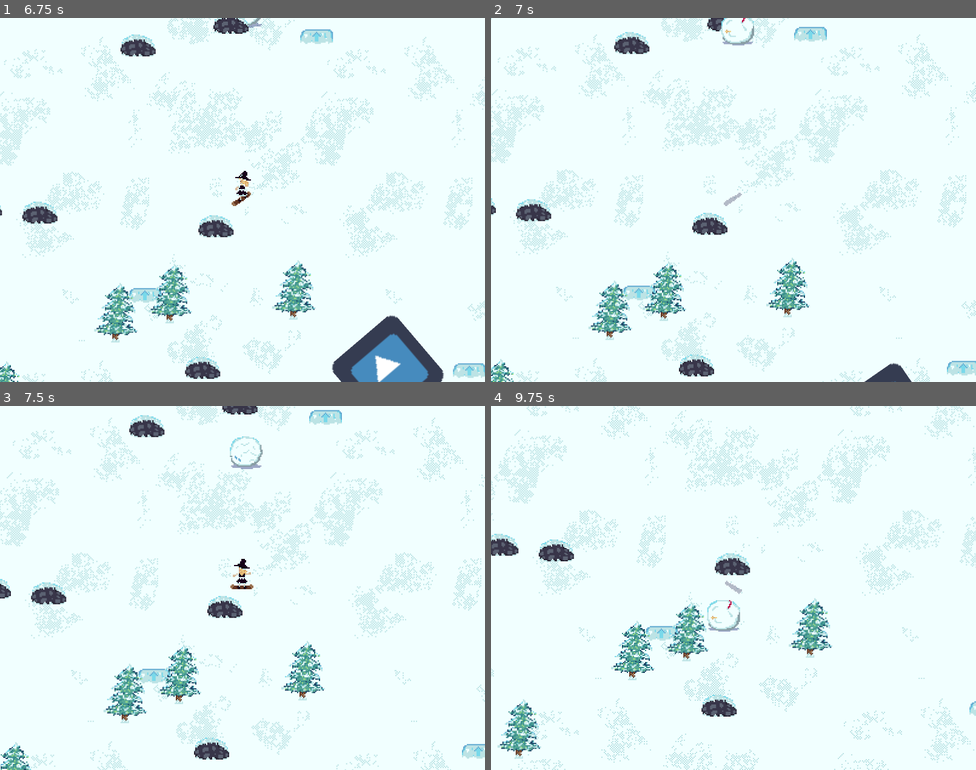
Above: before the commit, frames 1-4 (two rows, left to right).
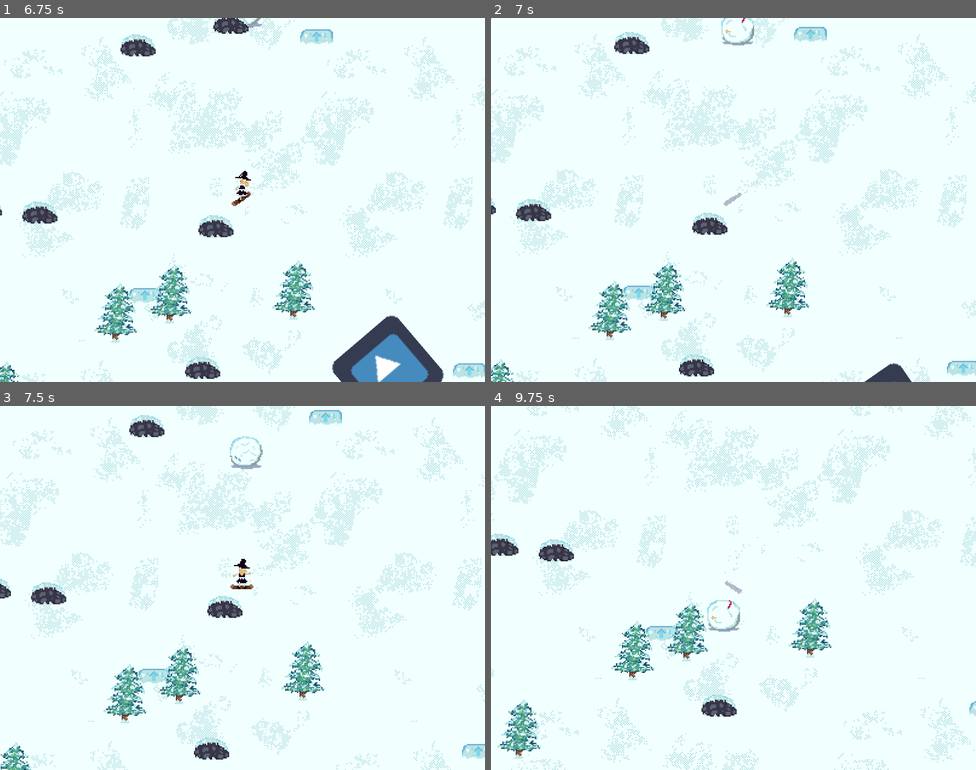
Above: after the commit, the same moments.

Repository: jiisloth/CirnoGoesSkiing
Game: Godot game, scene res://scenes/World.tscn
The game is run twice, just before and just after one commit, with the same random seed, the same clock (stepped at 60 frames per second) and the same inputs. The engine's default icon, where the game draws it, is replaced by a stand-in: a white triangle on a blue panel in a dark square.
Inputs:
- Up to frame 1 (6.75 s): hold Right (right) 0.53-1.28 s; hold X (indy) 0.53-1.28 s; tap Space (jump) at 0.77, 1.52, 3.02, 3.77, 4.52, 6.02 s; hold Left (left) 1.28-2.03 s; tap Z (melon) at 1.35, 4.35 s; hold Right (right) 2.03-2.78 s; hold C (nose) 2.03-2.78 s; hold Up (up) 2.78-3.53 s; tap Down (stop) at 2.85, 5.85 s; hold X (indy) 3.53-4.28 s; hold Left (left) 3.53-5.78 s; hold C (nose) 5.03-5.78 s; hold Right (right) 5.78-6.53 s; hold Up (up) from 6.53 s (still down); hold X (indy) from 6.53 s (still down)
- Up to frame 2 (7 s): keep holding Up (up); keep holding X (indy); tap Space (jump) at 6.77 s
- Up to frame 3 (7.5 s): release Up (up) at 7.28 s; release X (indy) at 7.28 s; hold Right (right) from 7.28 s (still down); tap Z (melon) at 7.35 s
- Up to frame 4 (9.75 s): tap Space (jump) at 7.52, 9.02 s; release Right (right) at 8.03 s; hold C (nose) 8.03-8.78 s; hold Left (left) 8.03-9.53 s; tap Down (stop) at 8.85 s; hold Up (up) from 9.53 s (still down); hold X (indy) from 9.53 s (still down)

Frame 1 is identical in both runs. In frame 2, 0.1% of the frame differs, in the area x 44-48%, y 0-4%; in frame 3, 0.2%; in frame 4, 0.4%, in the area x 46-54%, y 40-47%.

Commit message:
Added crystal bullet and changed indexes

Diff:
--- a/Game/scenes/BossBullet.gd
+++ b/Game/scenes/BossBullet.gd
@@ -5,20 +5,14 @@
 var movement = Vector2()
 var damage = 5
 var health = 1
-var texType = 0
+var btype = 0
 const moving = true
 
 var graze = true
 
 func _ready():
-    if texType == 2:
-        $Sprite.frame = 1
-        $Sphere.disabled = true
-        $Stick.disabled = false
-    else:
-        $Sprite.frame = 0
-        $Sphere.disabled = false
-        $Stick.disabled = true
+    get_child(btype).disabled = false
+    $Sprite.frame = btype
     $Sprite.position = Vector2.UP.rotated(-rotation)*20
 
 
--- a/Game/scenes/BossBullet.tscn
+++ b/Game/scenes/BossBullet.tscn
@@ -1,33 +1,42 @@
-[gd_scene load_steps=5 format=2]
+[gd_scene load_steps=6 format=2]
 
 [ext_resource path="res://img/pixelart/BulletBoss.png" type="Texture" id=1]
 [ext_resource path="res://scenes/BossBullet.gd" type="Script" id=2]
+
+[sub_resource type="CircleShape2D" id=1]
+radius = 9.0
 
 [sub_resource type="CapsuleShape2D" id=2]
 radius = 6.0
 height = 30.0
 
-[sub_resource type="CircleShape2D" id=1]
-radius = 9.0
+[sub_resource type="RectangleShape2D" id=3]
+extents = Vector2( 5.70711, 5.70711 )
 
 [node name="BossBullet" type="Area2D" groups=["Bossbullet", "Bullet"]]
 collision_layer = 0
 script = ExtResource( 2 )
 
-[node name="Sprite" type="Sprite" parent="."]
-position = Vector2( 2, 0 )
-scale = Vector2( 3, 3 )
-texture = ExtResource( 1 )
-vframes = 2
-frame = 1
+[node name="Sphere" type="CollisionShape2D" parent="."]
+shape = SubResource( 1 )
+disabled = true
 
 [node name="Stick" type="CollisionShape2D" parent="."]
 rotation = 1.5708
 shape = SubResource( 2 )
 disabled = true
 
-[node name="Sphere" type="CollisionShape2D" parent="."]
-shape = SubResource( 1 )
+[node name="Crystal" type="CollisionShape2D" parent="."]
+rotation = 0.785398
+scale = Vector2( 1, 1 )
+shape = SubResource( 3 )
+disabled = true
+
+[node name="Sprite" type="Sprite" parent="."]
+scale = Vector2( 3, 3 )
+texture = ExtResource( 1 )
+vframes = 3
+frame = 2
 
 [node name="VisibilityNotifier2D" type="VisibilityNotifier2D" parent="."]
 rect = Rect2( -50, -50, 100, 100 )
--- a/Game/scenes/Obstacle.gd
+++ b/Game/scenes/Obstacle.gd
@@ -14,7 +14,7 @@
         $Sprite.scale.x = $Sprite.scale.x
 
 func _process(delta):
-    if health < 0:
+    if health <= 0:
         die()
 
 func _on_Area2D_body_entered(body):
@@ -41,3 +41,5 @@
         area.hit(damage)
         if area.moving or area.health > 1:
             health -= area.damage
+    if area.is_in_group("Boss"):
+        health = 0
--- a/Game/scenes/SnowballBoss.gd
+++ b/Game/scenes/SnowballBoss.gd
@@ -28,6 +28,13 @@
 var accSpeed = 1
 
 var graze = true
+
+enum {
+    SNOWBALL,
+    ICICLE,
+    CRYSTAL
+   }
+
 
 # Called when the node enters the scene tree for the first time.
 func _ready():
@@ -100,47 +107,44 @@
         bossHealth -= 1
 
 
-func create_bullet(d, speed, type):
+func create_bullet(d, speed, btype):
     var bullet = Bullet.instance()
     bullet.speed = abs(player.movespeed) + speed
     bullet.rotation = rotation + deg2rad(d)
     bullet.position = position
-    if type == 1:
-        bullet.texType = type
-    if type == 2:
-        bullet.texType = type
+    bullet.btype = btype
     get_parent().add_child(bullet)
 
 
 func bullet_phase1(num):
     if num != 4:
-        create_bullet(90, 200, 1)
-        create_bullet(135, 200, 1)
-        create_bullet(45, 200, 1)
+        create_bullet(90, 200, SNOWBALL)
+        create_bullet(135, 200, SNOWBALL)
+        create_bullet(45, 200, SNOWBALL)
     else:
-        create_bullet(90, 150, 2)
-        create_bullet(90, 200, 2)
-        create_bullet(90, 250, 2)
-        create_bullet(90, 300, 2)
-        create_bullet(90, 350, 2)
+        create_bullet(90, 150, ICICLE)
+        create_bullet(90, 200, ICICLE)
+        create_bullet(90, 250, ICICLE)
+        create_bullet(90, 300, ICICLE)
+        create_bullet(90, 350, ICICLE)
 
 func bullet_phase2(num):
     if num != 4:
-        create_bullet(90, 150, 1)
-        create_bullet(90-22.5, 150, 1)
-        create_bullet(45, 150, 1)
-        create_bullet(112.5, 150, 1)
-        create_bullet(135, 150, 1)
+        create_bullet(90, 150, SNOWBALL)
+        create_bullet(90-22.5, 150, SNOWBALL)
+        create_bullet(45, 150, SNOWBALL)
+        create_bullet(112.5, 150, SNOWBALL)
+        create_bullet(135, 150, SNOWBALL)
     else:
-        create_bullet(90, 200, 2)
-        create_bullet(135, 200, 2)
-        create_bullet(45, 200, 2)
-        create_bullet(90, 400, 2)
-        create_bullet(135, 400, 2)
-        create_bullet(45, 400, 2)
-        create_bullet(90, 300, 2)
-        create_bullet(135, 300, 2)
-        create_bullet(45, 300, 2)
+        create_bullet(90, 200, ICICLE)
+        create_bullet(135, 200, ICICLE)
+        create_bullet(45, 200, ICICLE)
+        create_bullet(90, 400, ICICLE)
+        create_bullet(135, 400, ICICLE)
+        create_bullet(45, 400, ICICLE)
+        create_bullet(90, 300, ICICLE)
+        create_bullet(135, 300, ICICLE)
+        create_bullet(45, 300, ICICLE)
 
 func boss_hit(dmg):
     print("Boss hit for ", dmg)
--- a/Game/scenes/SnowballBoss.tscn
+++ b/Game/scenes/SnowballBoss.tscn
@@ -33,4 +33,5 @@
 scale = Vector2( 1, 0.5 )
 shape = SubResource( 1 )
 
+[connection signal="area_entered" from="Area2D" to="." method="_on_Area2D_area_entered"]
 [connection signal="body_entered" from="Area2D" to="." method="_on_Area2D_body_entered"]
Binary file changed: Game/img/pixelart/BulletBoss.png
Not shown, added: Game/img/pixelart/BulletCrystal.png.import
